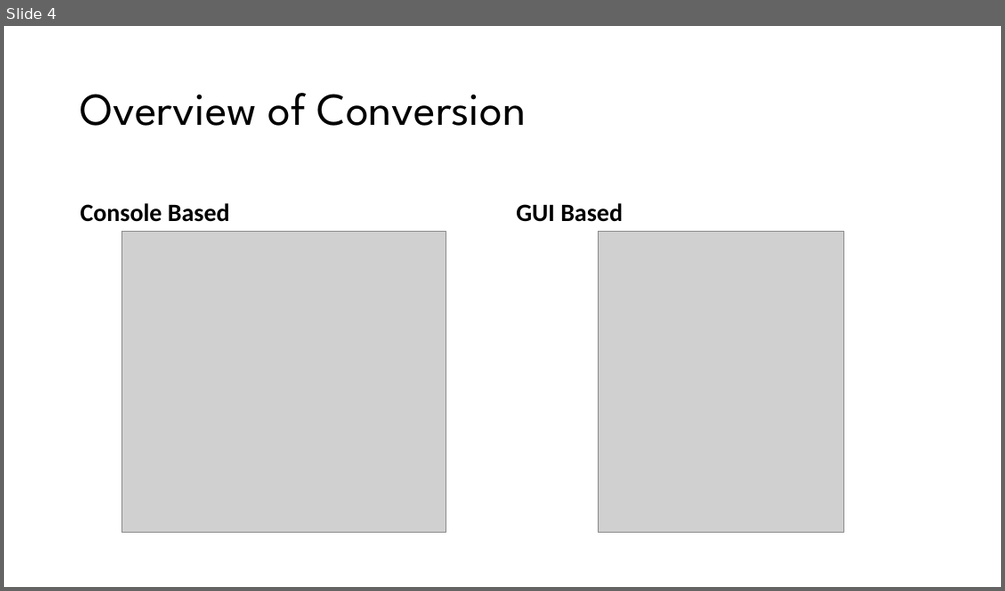
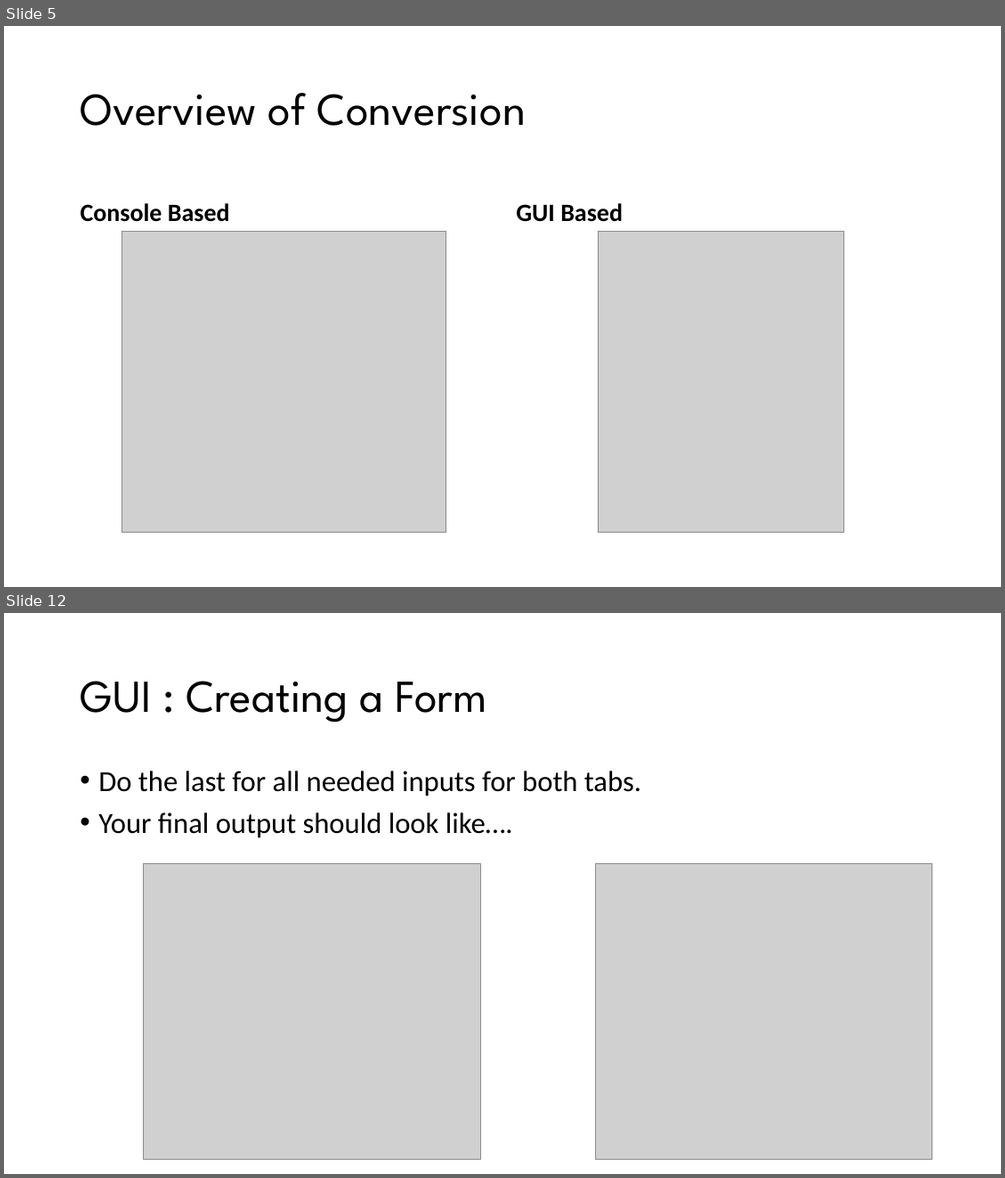
Before and after one commit to RKS200/Grade-Predictor, a slide deck: presentation.pptx. Shown one above the other, each under a label of ours: slide 4 before the commit, slides 5 and 12 after it; the slides between them are not shown. The pictures are 1005x591 and 1005x1178 pixels, drawn with LibreOffice and Linux fonts; fonts in the diff are those of the drawing; grey boxes stand for pictures. Boxes give left, top, right and bottom in pixels: in the first picture for what was removed or moved away, otherwise in the second. Text is boxed around its words. In the diff, an @@ line names an element or a change of style, - is before the commit and + after.

```diff
--- a/presentation.pptx
+++ b/presentation.pptx
@@ slide 12 added at box(4, 613, 1001, 1174), background #FFFFFF @@
@@ title added at box(80, 681, 487, 722), 44 pt, text #000000 @@
+GUI : Creating a Form
@@ text added at box(98, 771, 641, 838), 28 pt, text #000000 @@
+• Do the last for all needed inputs for both tabs.
+• Your final output should look like….
@@ picture added at box(144, 863, 480, 1159) @@
@@ picture added at box(596, 863, 932, 1159) @@
@@ what was slide 4 is now slide 5 @@
```
Also in this commit, not shown: 23 other slides added, 1 slide removed.
